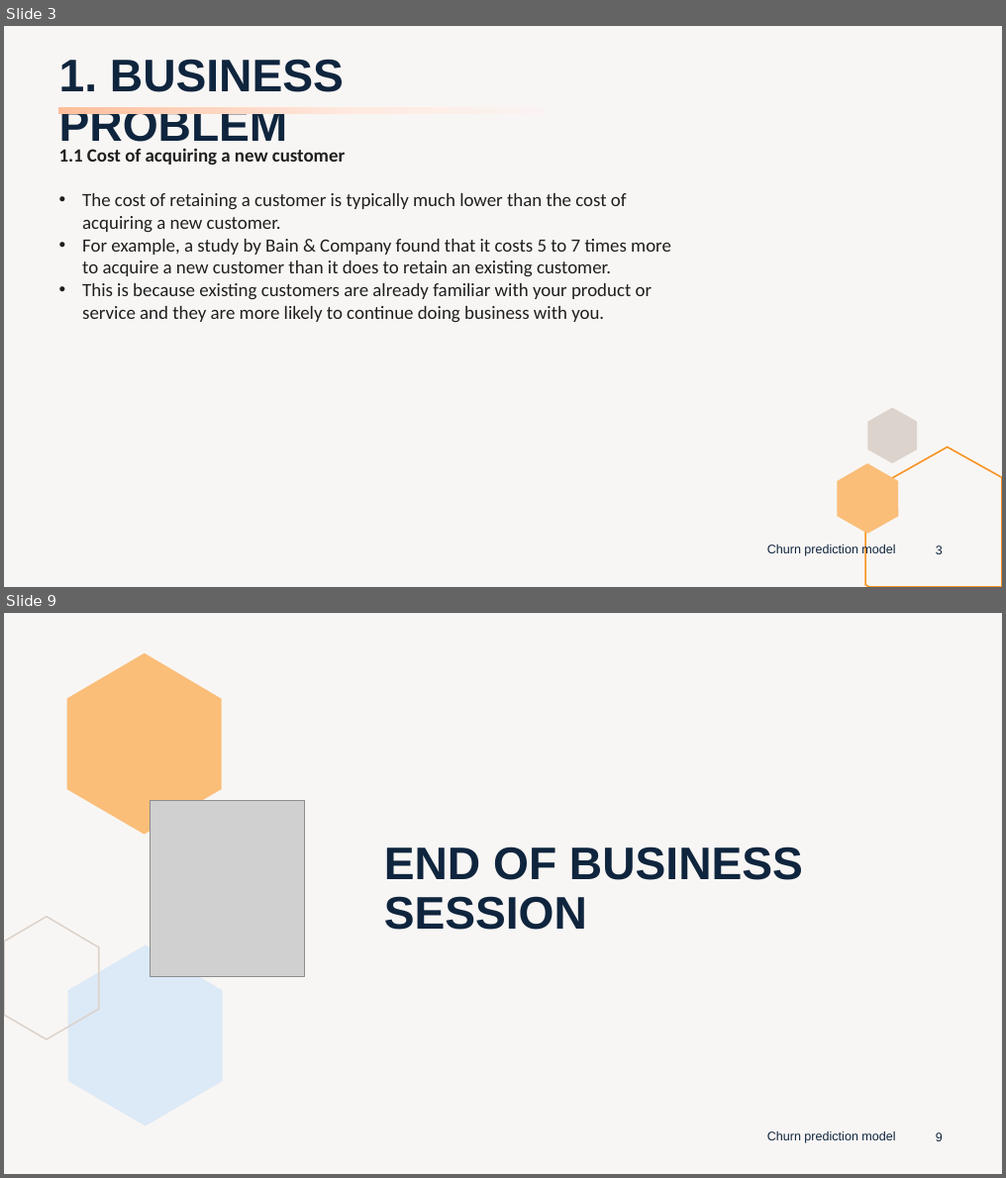
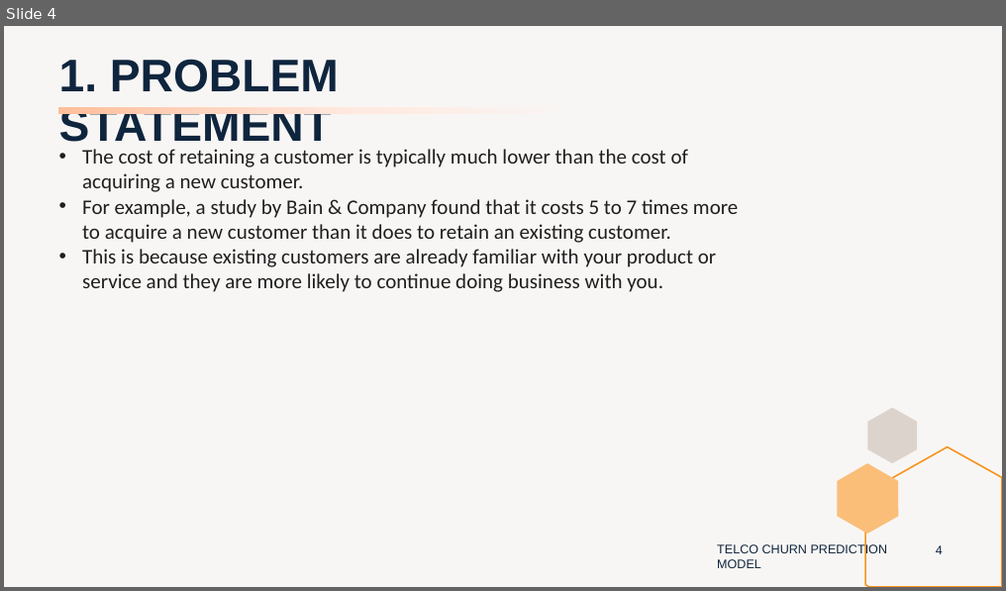
Before and after one commit to peerapat-t/telco_churn_prediction_model, a slide deck: Telco churn prediction model presentation.pptx. Shown one above the other, each under a label of ours: slides 3 and 9 before the commit, slide 4 after it; the slides between them are not shown. The pictures are 1006x1178 and 1006x591 pixels, drawn with LibreOffice and Linux fonts; fonts in the diff are those of the drawing; grey boxes stand for pictures. Boxes give left, top, right and bottom in pixels: in the first picture for what was removed or moved away, otherwise in the second. Text is boxed around its words. In the diff, an @@ line names an element or a change of style, - is before the commit and + after.

Commit message:
Add files via upload
update slide, improve model performance by add more iteration during randomized search

```diff
--- a/Telco churn prediction model presentation.pptx
+++ b/Telco churn prediction model presentation.pptx
@@ slide 9 removed at bbox=[4, 613, 1002, 1174], background #DCD3CC at 20% opacity @@
@@ freeform shape removed at bbox=[67, 654, 221, 835] @@
@@ picture removed at bbox=[151, 801, 305, 977] @@
@@ title removed at bbox=[384, 847, 803, 930] @@
-END OF BUSINESS SESSION
@@ freeform shape removed at bbox=[4, 917, 99, 1040] @@
@@ freeform shape removed at bbox=[68, 946, 223, 1127] @@
@@ text removed at bbox=[767, 1132, 895, 1144] @@
-Churn prediction model
@@ page number removed at bbox=[936, 1133, 943, 1142] @@
-9
@@ what was slide 3 is now slide 4 @@
@@ slide 4 changed as well @@
@@ title at bbox=[59, 59, 339, 151]: text changed @@
-1. BUSINESS PROBLEM
+1. PROBLEM STATEMENT
@@ text "The cost of retaining a ..." at bbox=[82, 149, 738, 292]: size 18 to 20 pt @@
@@ text at bbox=[59, 148, 345, 165]: paragraph removed @@
-1.1 Cost of acquiring a new customer
@@ text at bbox=[717, 544, 888, 569]: text changed @@
-Churn prediction model
+TELCO CHURN PREDICTION MODEL
@@ page number at bbox=[936, 546, 943, 555]: text changed @@
-3
+4
```
Also in this commit, not shown: 13 other slides changed, 7 slides added, 3 other slides removed, 2 other files.
